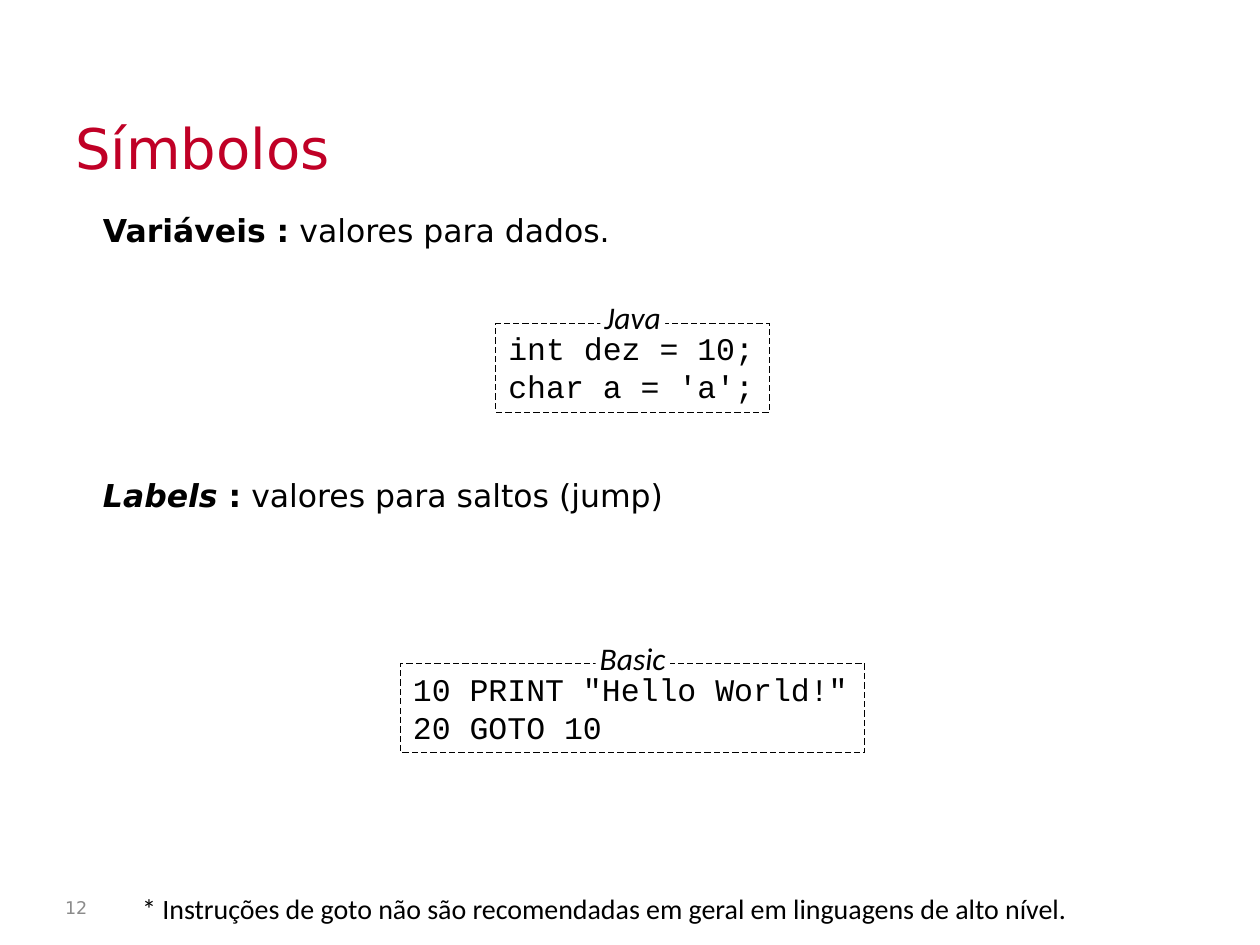
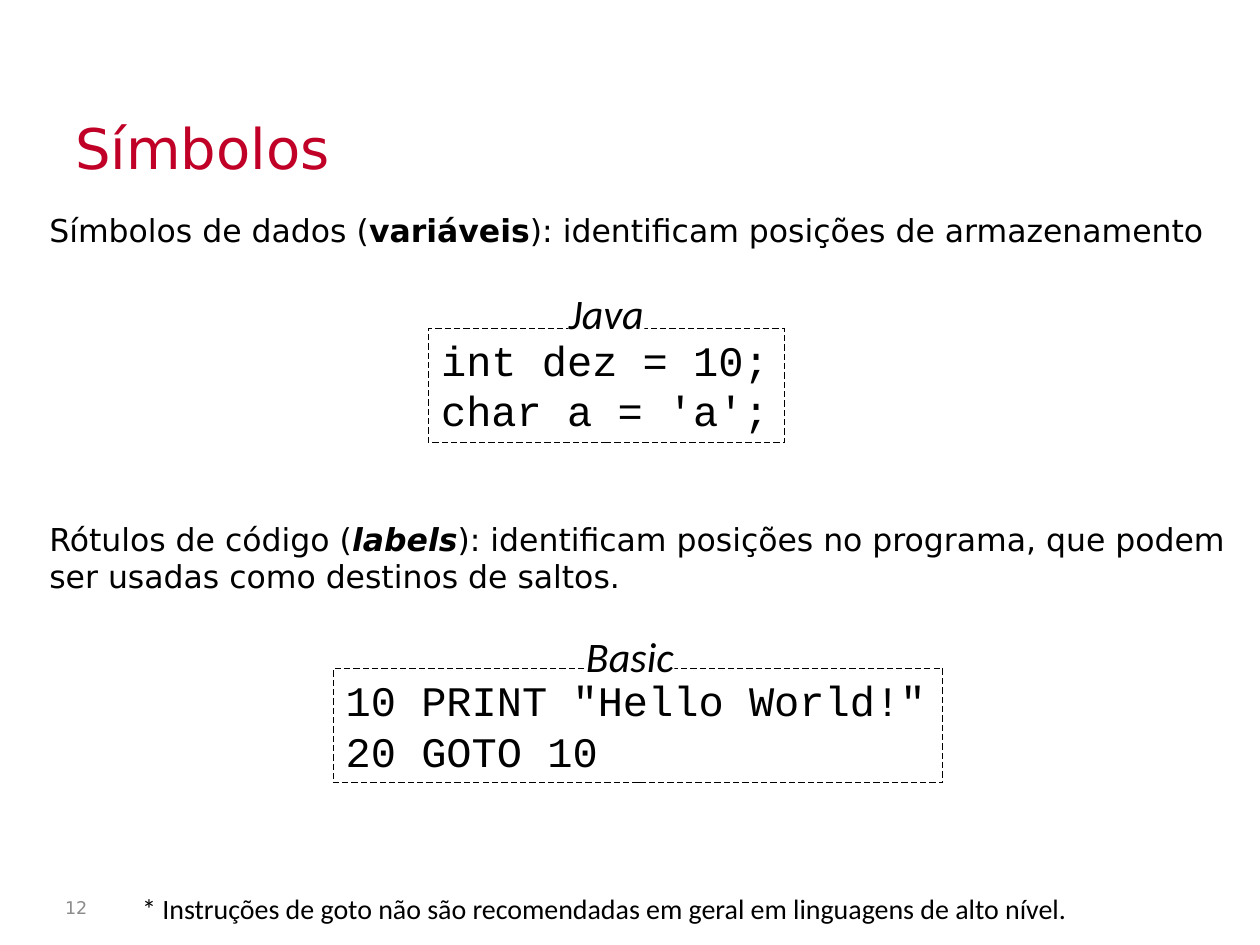
Before and after one commit to Insper/bits-e-proc, a slide deck: slide 12 of docs-src/slides/conteudoAssembler.pptx. Drawn at 1260x945 pixels with LibreOffice and Linux fonts; fonts in the diff are those of the drawing; background and template pictures are left out. Boxes give left, top, right and bottom in pixels: in the first picture for what was removed or moved away, otherwise in the second. Text is boxed around its words. In the diff, an @@ line names an element or a change of style, - is before the commit and + after.

```diff
--- a/docs-src/slides/conteudoAssembler.pptx
+++ b/docs-src/slides/conteudoAssembler.pptx
@@ text at [49,216,1224,589]: text changed @@
-Variáveis : valores para dados.
-Labels : valores para saltos (jump)
+Símbolos de dados (variáveis): identificam posições de armazenamento
+Rótulos de código (labels): identificam posições no programa, que podem ser usadas como destinos de saltos.
@@ text "Java": place and size @@
-text "Java" at [604,308,660,330]
+text "Java" at [569,302,644,330]
@@ size 18 to 24 pt in 4 elements at [586,643,674,673], [569,302,644,330], [333,669,942,784], [428,329,784,444] @@
@@ rectangle "int dez = 10;": place and size @@
-rectangle "int dez = 10;" at [496,324,770,413]
+rectangle "int dez = 10;" at [428,329,784,444]
@@ text "Basic": place and size @@
-text "Basic" at [600,648,666,671]
+text "Basic" at [586,643,674,673]
@@ rectangle "10 PRINT "Hello World!"": place and size @@
-rectangle "10 PRINT "Hello World!"" at [401,664,866,753]
+rectangle "10 PRINT "Hello World!"" at [333,669,942,784]
```
Also in this commit, not shown: 14 other slides changed, 2 other files.
